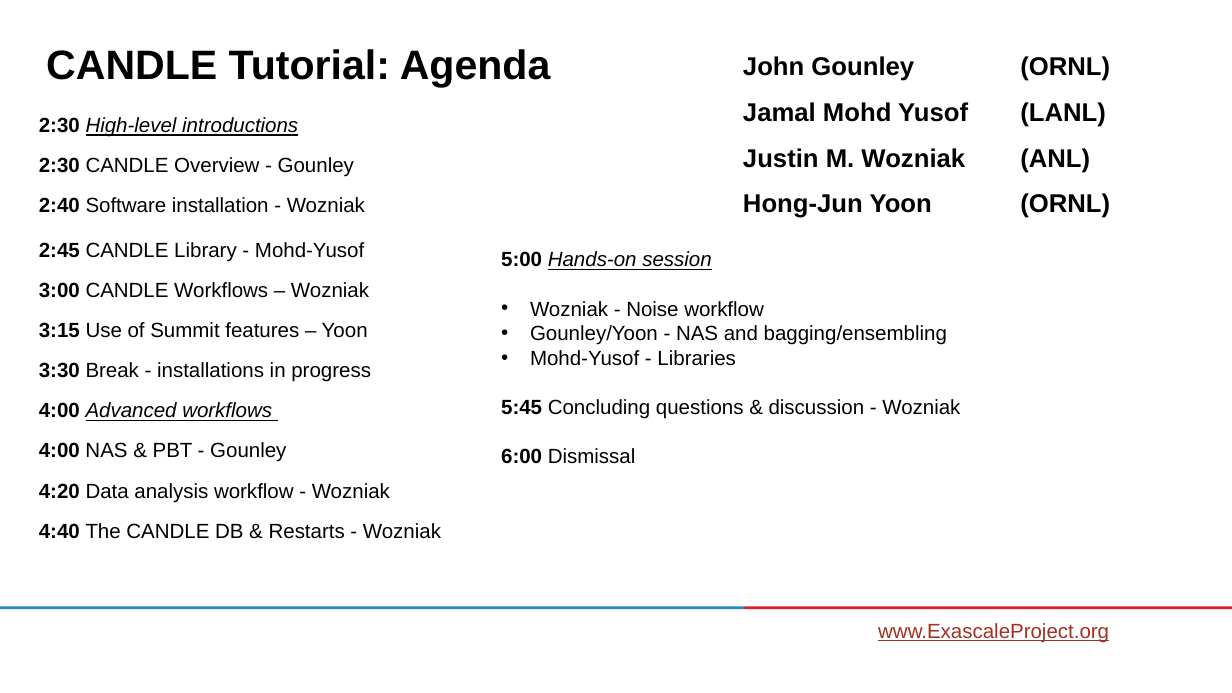
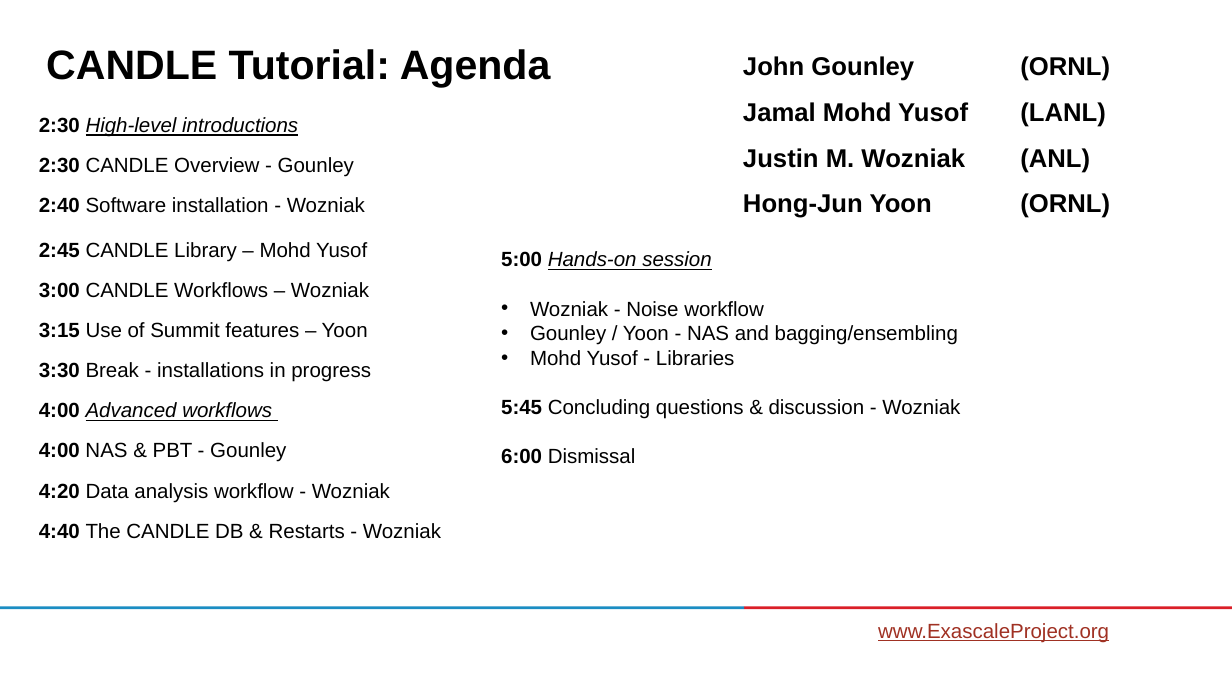
Before and after one commit to ECP-CANDLE/Tutorials, a slide deck: slide 1 of 2020/ECP/slides/00-agenda.pptx. Drawn at 1232x693 pixels with LibreOffice and Linux fonts; fonts in the diff are those of the drawing; background and template pictures are left out. Boxes give left, top, right and bottom in pixels: in the first picture for what was removed or moved away, otherwise in the second. Text is boxed around its words. In the diff, an @@ line names an element or a change of style, - is before the commit and + after.

```diff
--- a/2020/ECP/slides/00-agenda.pptx
+++ b/2020/ECP/slides/00-agenda.pptx
@@ text at (39,197,367,262): text changed @@
-2:40 Software installation - Wozniak
-2:45 CANDLE Library - Mohd-Yusof
+2:40 Software installation - Wozniak
+2:45 CANDLE Library – Mohd Yusof
@@ text at (530,325,958,366): text changed @@
-• Gounley/Yoon - NAS and bagging/ensembling
-• Mohd-Yusof - Libraries
+• Gounley / Yoon - NAS and bagging/ensembling
+• Mohd Yusof - Libraries
```
Also in this commit, not shown: 1 other file.
